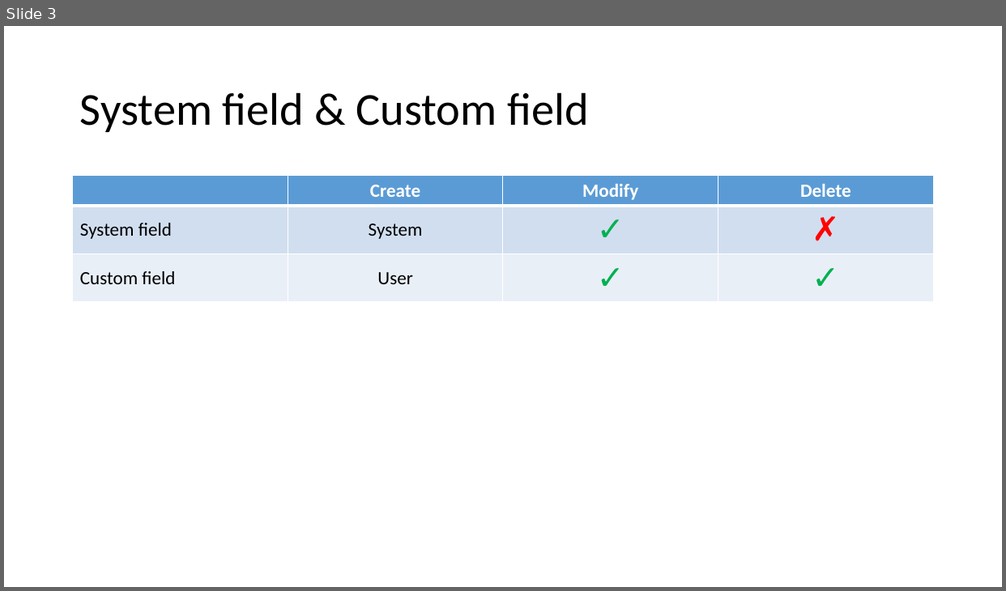
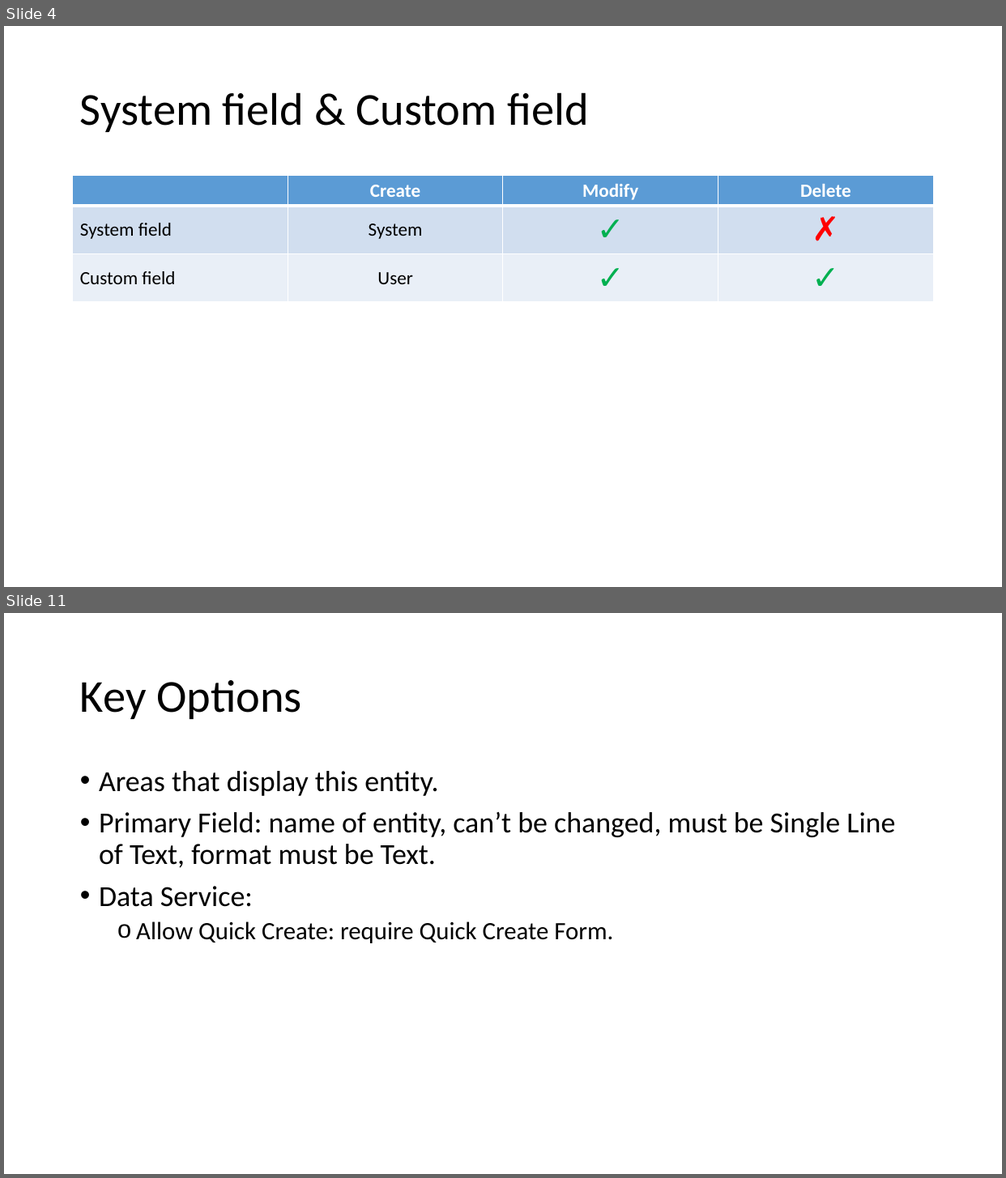
Before and after one commit to hevilhuy/Reports, a slide deck: Document/Report 2.pptx. Shown one above the other, each under a label of ours: slide 3 before the commit, slides 4 and 11 after it; the slides between them are not shown. The pictures are 1006x591 and 1006x1178 pixels, drawn with LibreOffice and Linux fonts; fonts in the diff are those of the drawing. Boxes give left, top, right and bottom in pixels: in the first picture for what was removed or moved away, otherwise in the second. Text is boxed around its words. In the diff, an @@ line names an element or a change of style, - is before the commit and + after.

```diff
--- a/Document/Report 2.pptx
+++ b/Document/Report 2.pptx
@@ slide 11 added at (4,613,1002,1174), background #FFFFFF @@
@@ title added at (80,680,302,719), 44 pt, text #000000 @@
+Key Options
@@ text added at (99,771,895,943), 28 pt, text #000000 @@
+• Areas that display this entity.
+• Primary Field: name of entity, can’t be changed, must be Single Line of Text, format must be Text.
+• Data Service:
+  o Allow Quick Create: require Quick Create Form.
@@ what was slide 3 is now slide 4 @@
```
Also in this commit, not shown: 2 slides changed, 25 other slides added, 1 slide removed, 1 other file.
